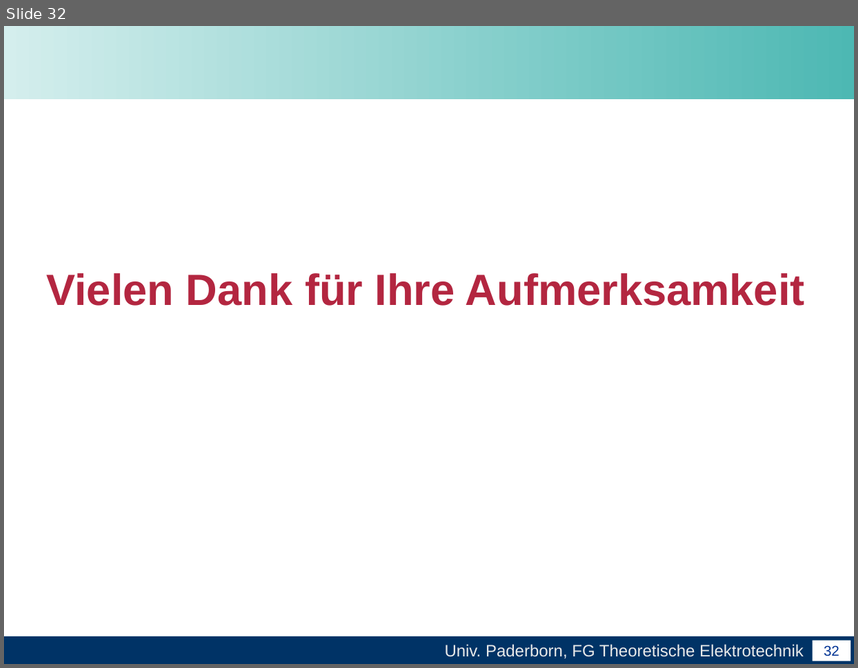
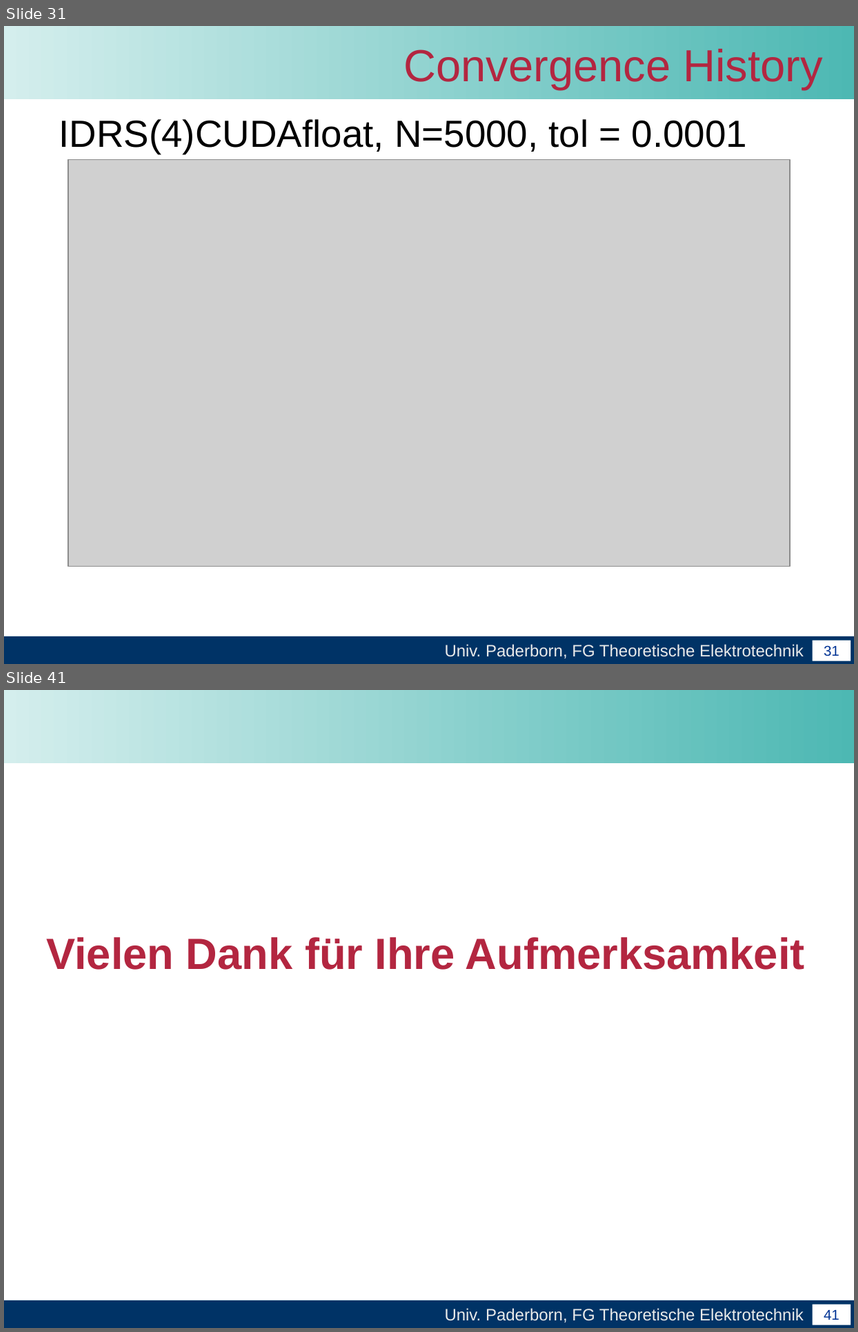
Before and after one commit to unconditional/projektarbeitcuda, a slide deck: Abschlussvortrag/Abschlussvortrag der Projektarbeit CUDA.ppt. Shown one above the other, each under a label of ours: slide 32 before the commit, slides 31 and 41 after it; the slides between them are not shown. The pictures are 858x668 and 858x1332 pixels, drawn with LibreOffice and Linux fonts; fonts in the diff are those of the drawing; grey boxes stand for pictures; background and template pictures are left out. Boxes give left, top, right and bottom in pixels: in the first picture for what was removed or moved away, otherwise in the second. Text is boxed around its words. In the diff, an @@ line names an element or a change of style, - is before the commit and + after.

```diff
--- a/Abschlussvortrag/Abschlussvortrag der Projektarbeit CUDA.ppt
+++ b/Abschlussvortrag/Abschlussvortrag der Projektarbeit CUDA.ppt
@@ slide 31 added at box(4, 26, 854, 664), background #FFFFFF; not listed: 4 template elements that a slide beside it also shows @@
@@ title added at box(404, 49, 822, 89), 38 pt, text #B32640 @@
+Convergence History
@@ text added at box(59, 119, 747, 154), 32 pt, text #000000 @@
+IDRS(4)CUDAfloat, N=5000, tol = 0.0001
@@ picture added at box(69, 159, 791, 566) @@
@@ what was slide 32 is now slide 41 @@
@@ page number at box(824, 1310, 840, 1319): text changed @@
-32
+41
```
Also in this commit, not shown: 5 slides changed, 10 other slides added, 2 slides removed.
